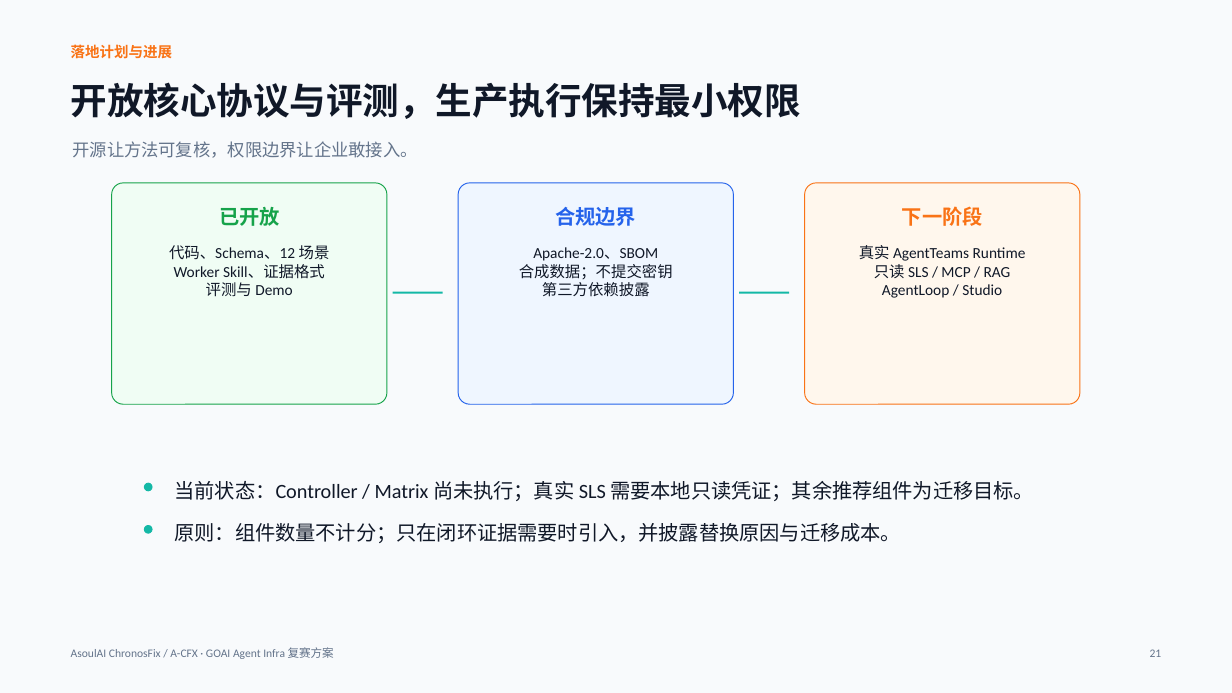
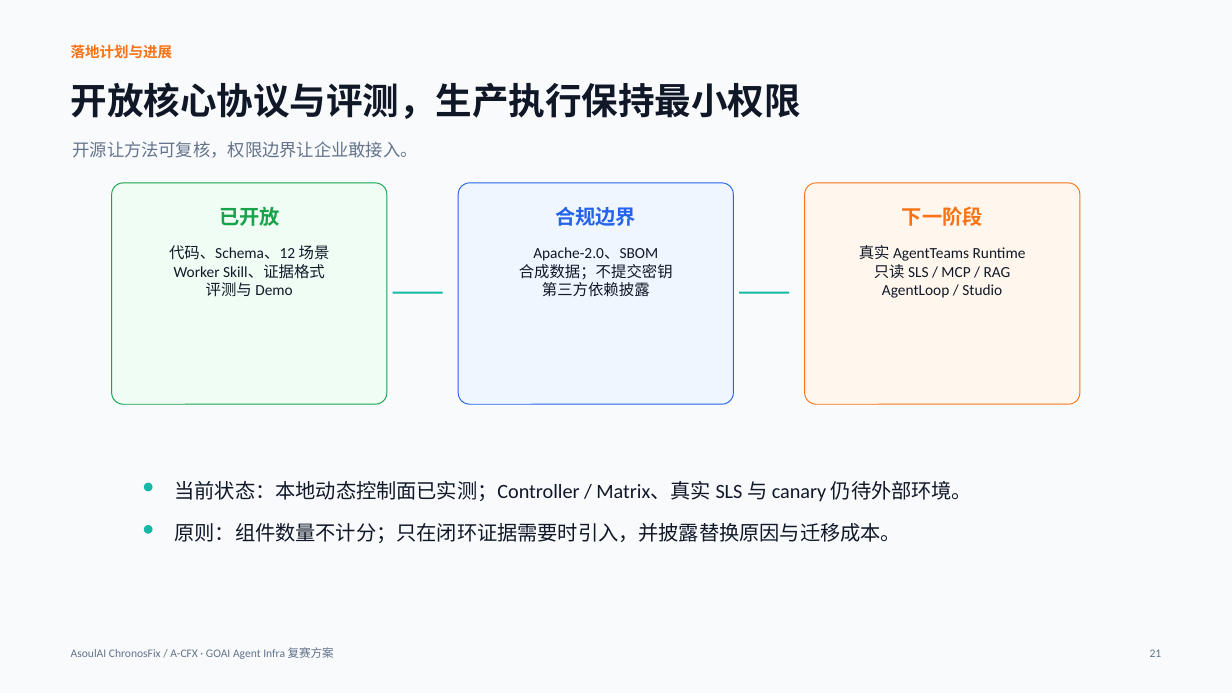
Before and after one commit to ASOUL-Official/asoulai-chronosfix, a slide deck: slide 21 of submission/ChronosFix_复赛方案.pptx. Drawn at 1232x693 pixels with LibreOffice and Linux fonts; fonts in the diff are those of the drawing. Boxes give left, top, right and bottom in pixels: in the first picture for what was removed or moved away, otherwise in the second. Text is boxed around its words. In the diff, an @@ line names an element or a change of style, - is before the commit and + after.

```diff
--- a/submission/ChronosFix_复赛方案.pptx
+++ b/submission/ChronosFix_复赛方案.pptx
@@ text at (175,481,972,502): text changed @@
-当前状态：Controller / Matrix 尚未执行；真实 SLS 需要本地只读凭证；其余推荐组件为迁移目标。
+当前状态：本地动态控制面已实测；Controller / Matrix、真实 SLS 与 canary 仍待外部环境。
```
Also in this commit, not shown: 11 other slides changed, 24 other files.
